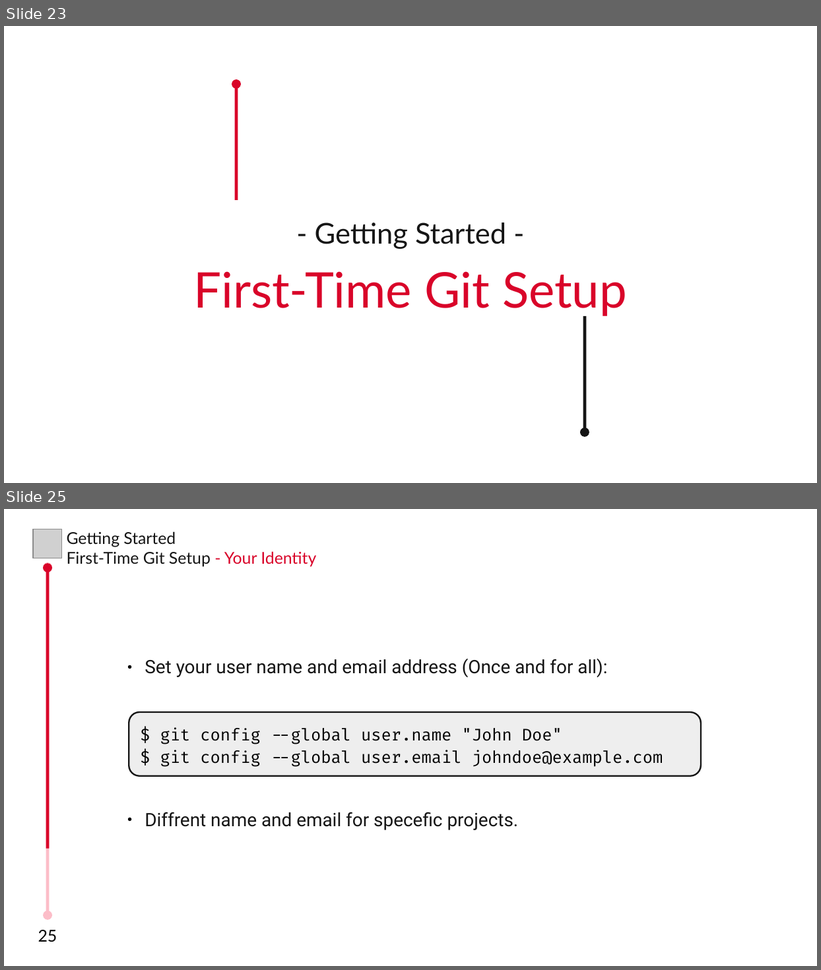
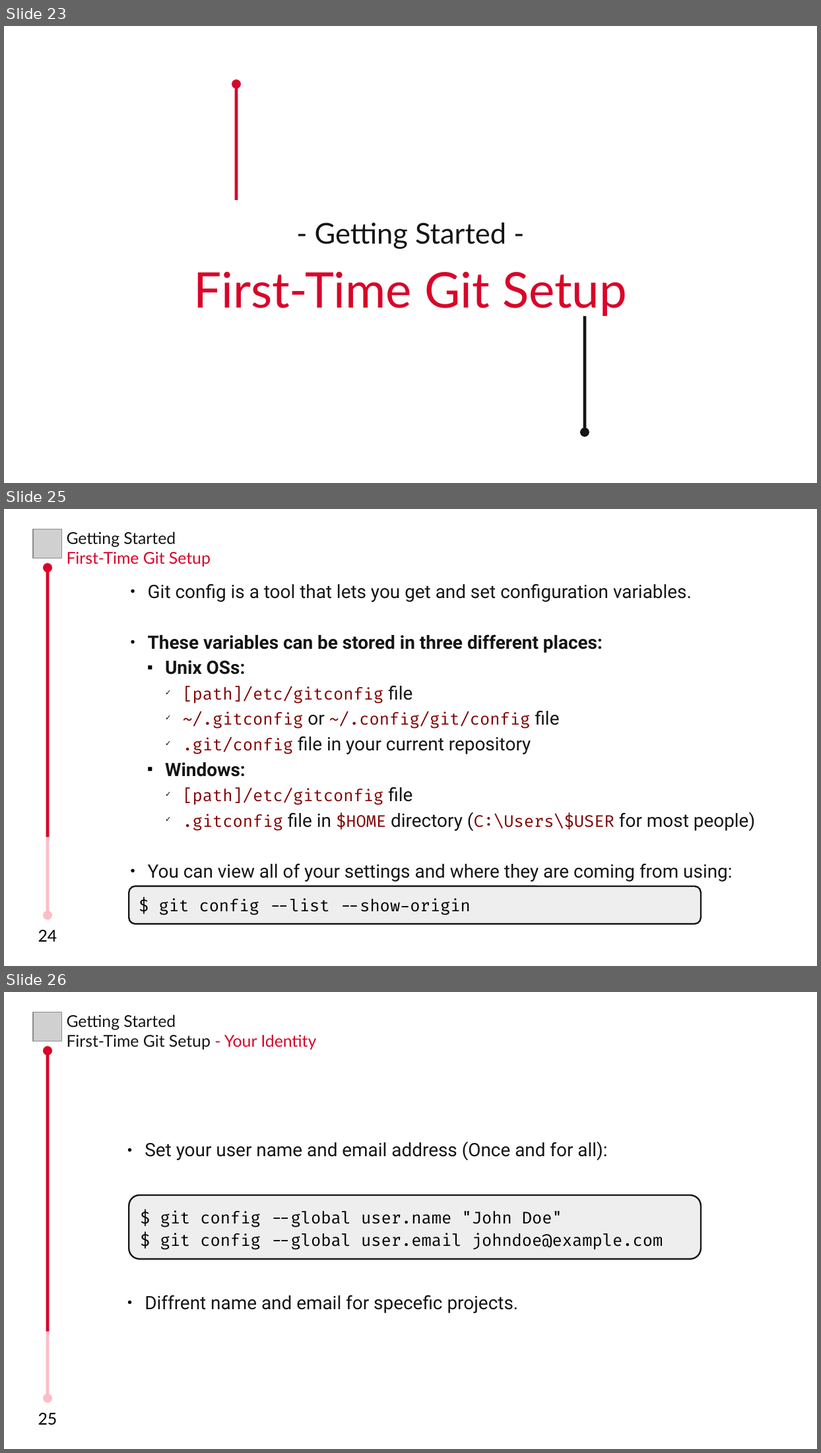
Before and after one commit to MHBahrampour/git-presentation-files, a slide deck: Chapter 1/Chapter 1.odp. Shown one above the other, each under a label of ours: slides 23 and 25 before the commit, slides 23, 25 and 26 after it; the slides between them are not shown. The pictures are 821x970 and 821x1453 pixels, drawn with LibreOffice and Linux fonts; fonts in the diff are those of the drawing; grey boxes stand for pictures; background and template pictures are left out. Boxes give left, top, right and bottom in pixels: in the first picture for what was removed or moved away, otherwise in the second. Text is boxed around its words. In the diff, an @@ line names an element or a change of style, - is before the commit and + after.

```diff
--- a/Chapter 1/Chapter 1.odp
+++ b/Chapter 1/Chapter 1.odp
@@ slide 25 added at box(4, 509, 817, 966), background #FFFFFF @@
@@ picture added at box(33, 529, 61, 559) @@
@@ text added at box(67, 531, 211, 567), 16 pt, text #D90429 @@
+Getting Started
+First-Time Git Setup
@@ double arrow added from (48, 567) to (48, 916), #FCBDC8 3 pt @@
@@ arrow added from (48, 837) to (48, 568), #D90429 3 pt @@
@@ text added at box(148, 584, 755, 882), 18 pt, text #151515 @@
+● Git config is a tool that lets you get and set configuration variables.
+● These variables can be stored in three different places:
+  ■ Unix OSs:
+    ✓ [path]/etc/gitconfig file
+    ✓ ~/.gitconfig or ~/.config/git/config file
+    ✓ .git/config file in your current repository
+  ■ Windows:
+    ✓ [path]/etc/gitconfig file
+    ✓ .gitconfig file in $HOME directory (C:\Users\$USER for most people)
+● You can view all of your settings and where they are coming from using:
@@ rounded rectangle added at box(129, 887, 701, 924), fill #EEEEEE, outline #151515 1.5 pt, 16 pt, text #000000 @@
+$ git config --list --show-origin
@@ text added at box(38, 930, 57, 942), 16 pt, text #000000 @@
+24
@@ what was slide 25 is now slide 26 @@
```
Also in this commit, not shown: 1 slide changed.
